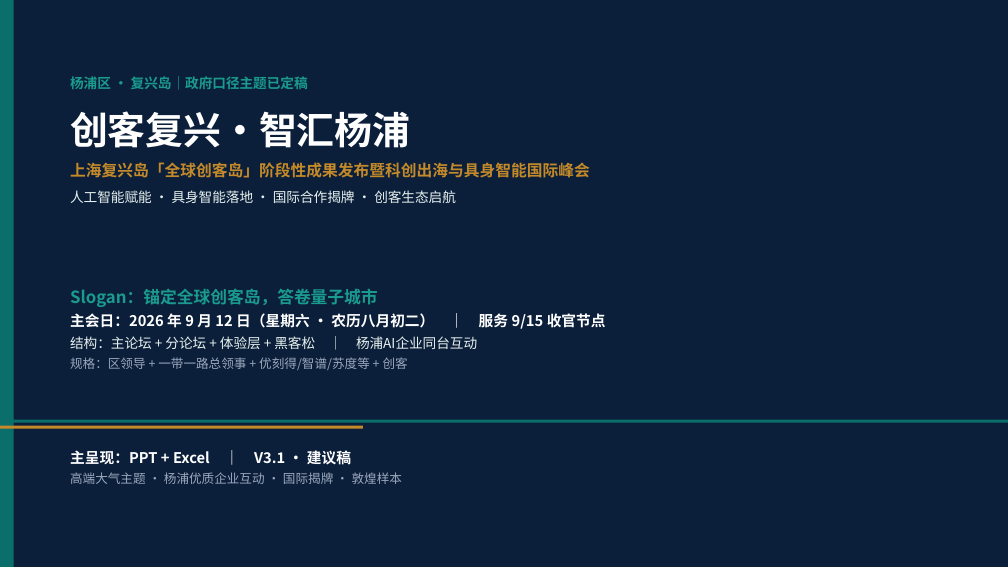
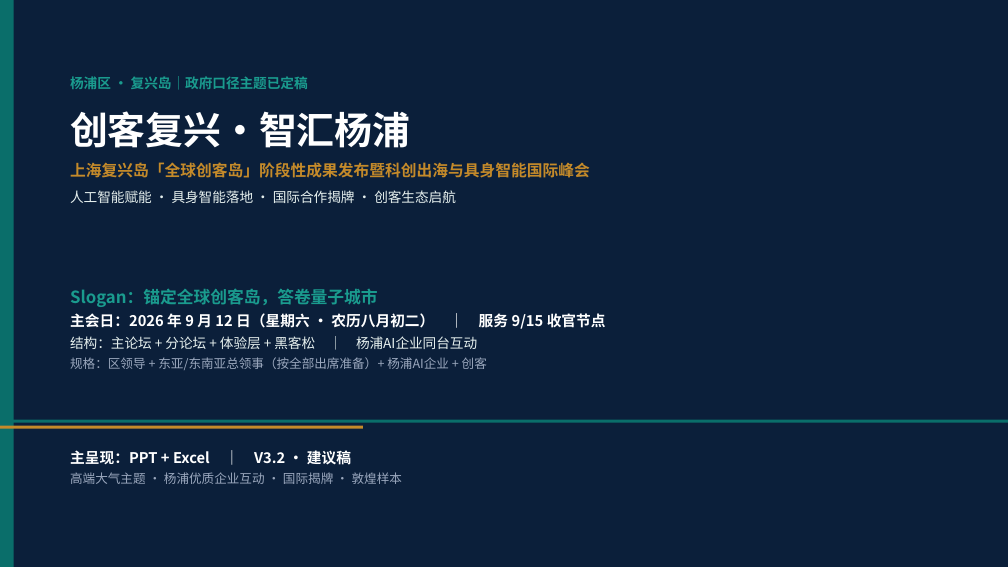
Before and after one commit to hujigang2010-maker/AIDEN, a slide deck: slide 1 of deliverables/复兴岛_全球创客岛_科创出海与具身智能国际大会_策划方案.pptx. Drawn at 1008x567 pixels with LibreOffice and Linux fonts; fonts in the diff are those of the drawing. Boxes give left, top, right and bottom in pixels: in the first picture for what was removed or moved away, otherwise in the second. Text is boxed around its words. In the diff, an @@ line names an element or a change of style, - is before the commit and + after.

```diff
--- a/deliverables/复兴岛_全球创客岛_科创出海与具身智能国际大会_策划方案.pptx
+++ b/deliverables/复兴岛_全球创客岛_科创出海与具身智能国际大会_策划方案.pptx
@@ text at (70, 357, 487, 370): text changed @@
-规格：区领导 + 一带一路总领事 + 优刻得/智谱/苏度等 + 创客
+规格：区领导 + 东亚/东南亚总领事（按全部出席准备）+ 杨浦AI企业 + 创客
@@ text at (70, 449, 351, 468): text changed @@
-主呈现：PPT + Excel ｜ V3.1 · 建议稿
+主呈现：PPT + Excel ｜ V3.2 · 建议稿
```
Also in this commit, not shown: 24 other slides changed, 1 slide added, 7 other files.
